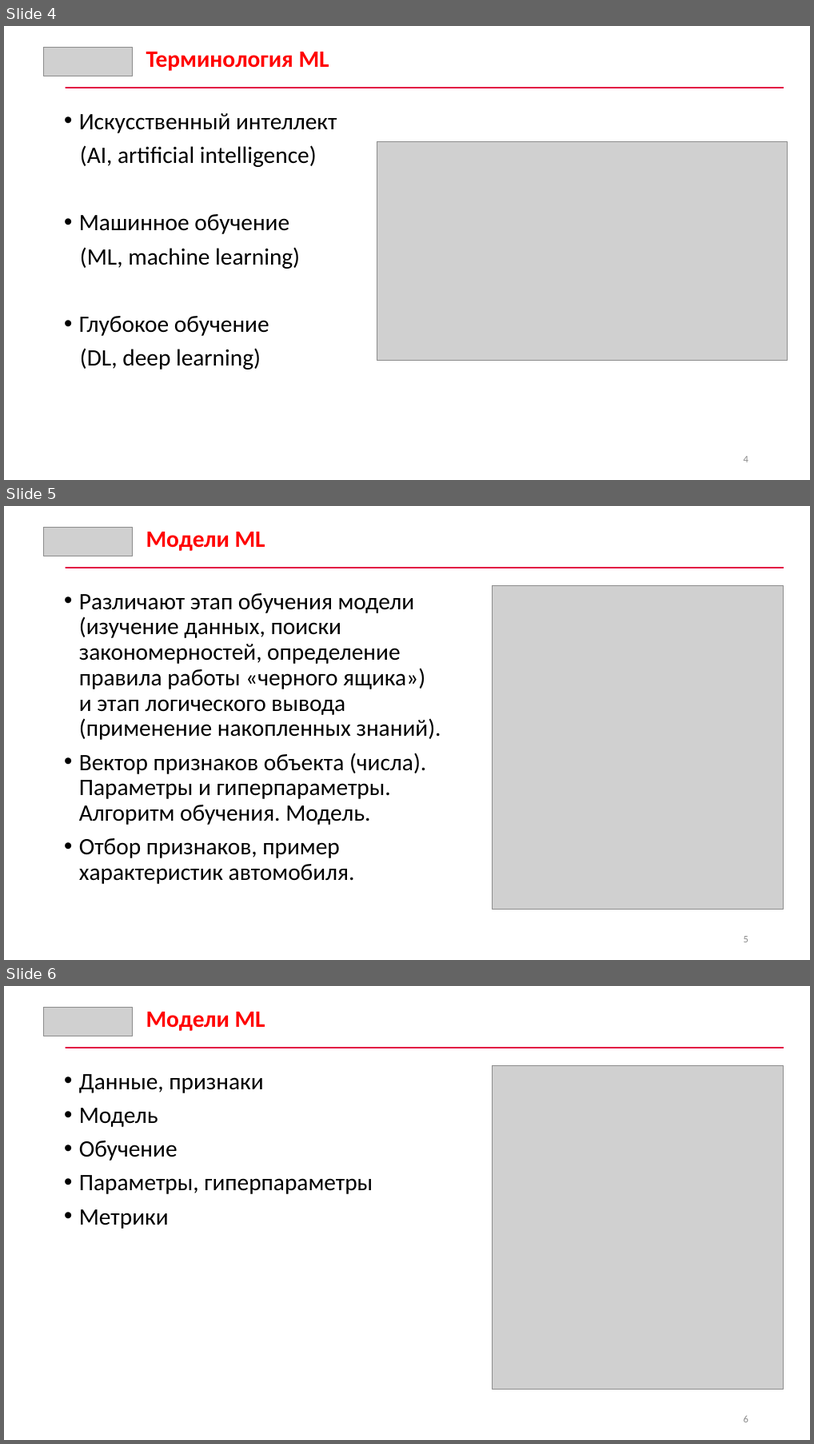
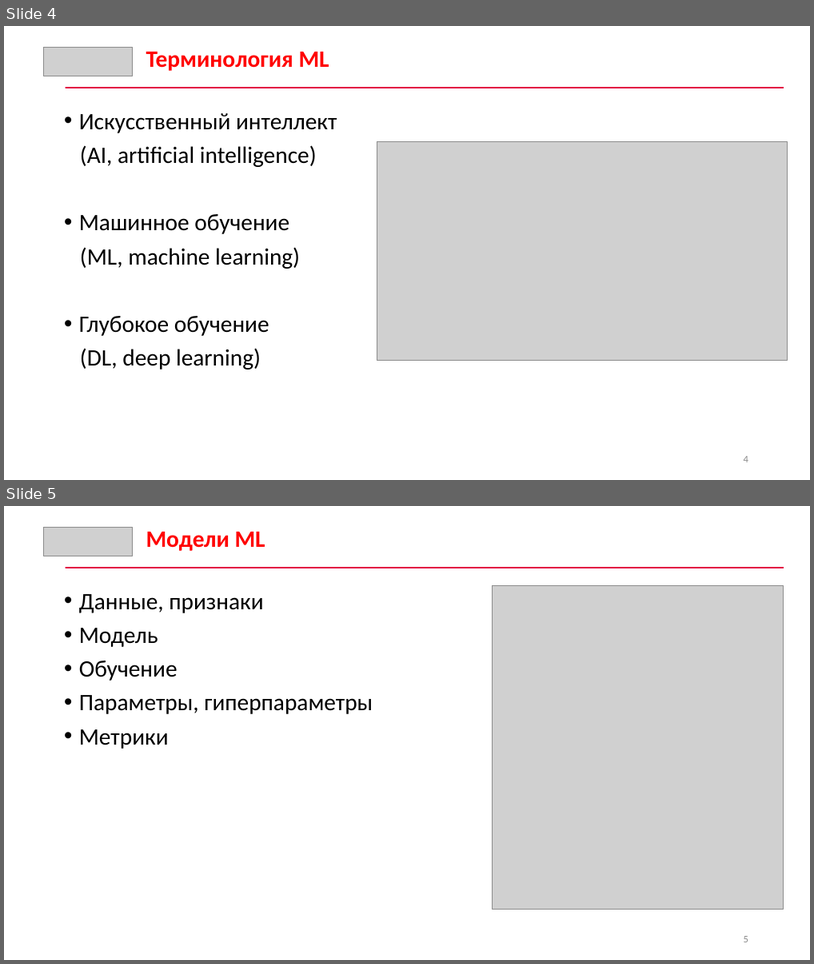
Before and after one commit to CyberLympha/data-analyze-for-cybersecurity, a slide deck: Лекции/4/Основы машинного обучения. Полносвязные нейронные сети.pptx. Shown one above the other, each under a label of ours: slides 4, 5 and 6 before the commit, slides 4 and 5 after it. The pictures are 814x1444 and 814x964 pixels, drawn with LibreOffice and Linux fonts; fonts in the diff are those of the drawing; grey boxes stand for pictures. Boxes give left, top, right and bottom in pixels: in the first picture for what was removed or moved away, otherwise in the second. Text is boxed around its words. In the diff, an @@ line names an element or a change of style, - is before the commit and + after.

```diff
--- a/Лекции/4/Основы машинного обучения. Полносвязные нейронные сети.pptx
+++ b/Лекции/4/Основы машинного обучения. Полносвязные нейронные сети.pptx
@@ slide 5 removed at (x1=4, y1=506, x2=810, y2=960), background #FFFFFF @@
@@ picture removed at (x1=44, y1=527, x2=133, y2=556) @@
@@ text removed at (x1=146, y1=532, x2=266, y2=551) @@
-Модели ML
@@ rectangle removed at (x1=65, y1=567, x2=784, y2=568) @@
@@ text removed at (x1=79, y1=593, x2=442, y2=884) @@
-• Различают этап обучения модели (изучение данных, поиски закономерностей, определение правила работы «черного ящика») и этап логического вывода (применение накопленных знаний).
-• Вектор признаков объекта (числа). Параметры и гиперпараметры. Алгоритм обучения. Модель.
-• Отбор признаков, пример характеристик автомобиля.
@@ picture removed at (x1=492, y1=586, x2=784, y2=908) @@
@@ page number removed at (x1=744, y1=936, x2=749, y2=942) @@
-5
@@ what was slide 6 is now slide 5 @@
```
Also in this commit, not shown: 1 slide added, 2 other files.
